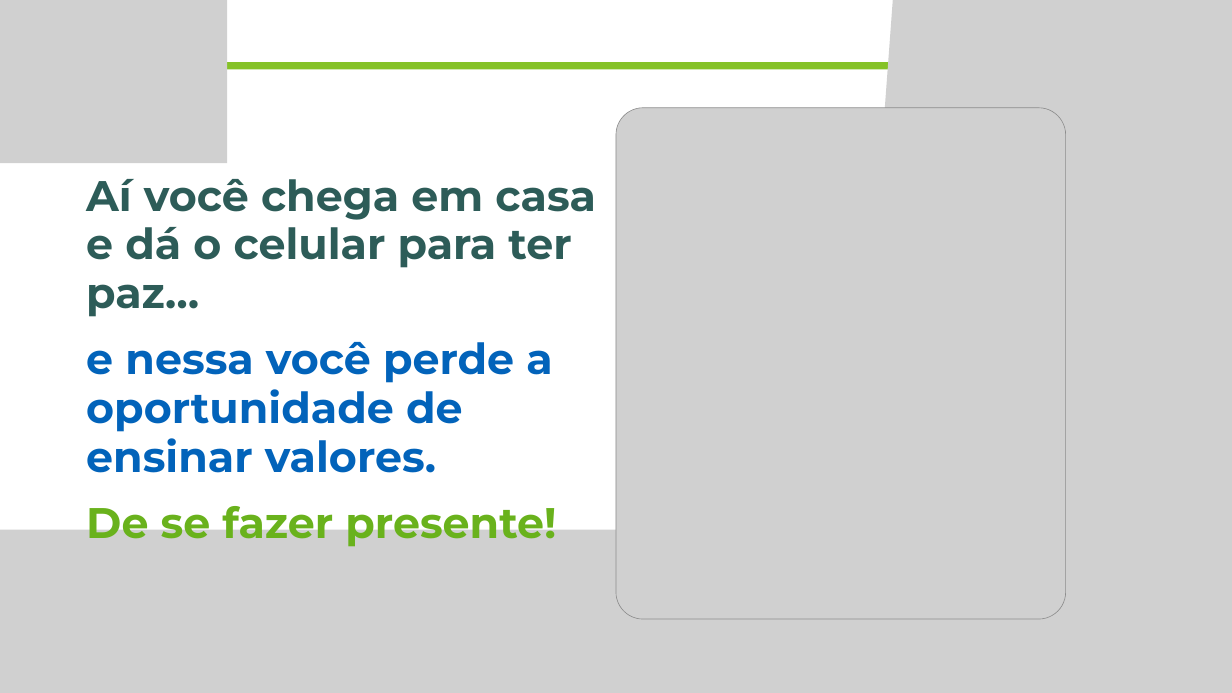
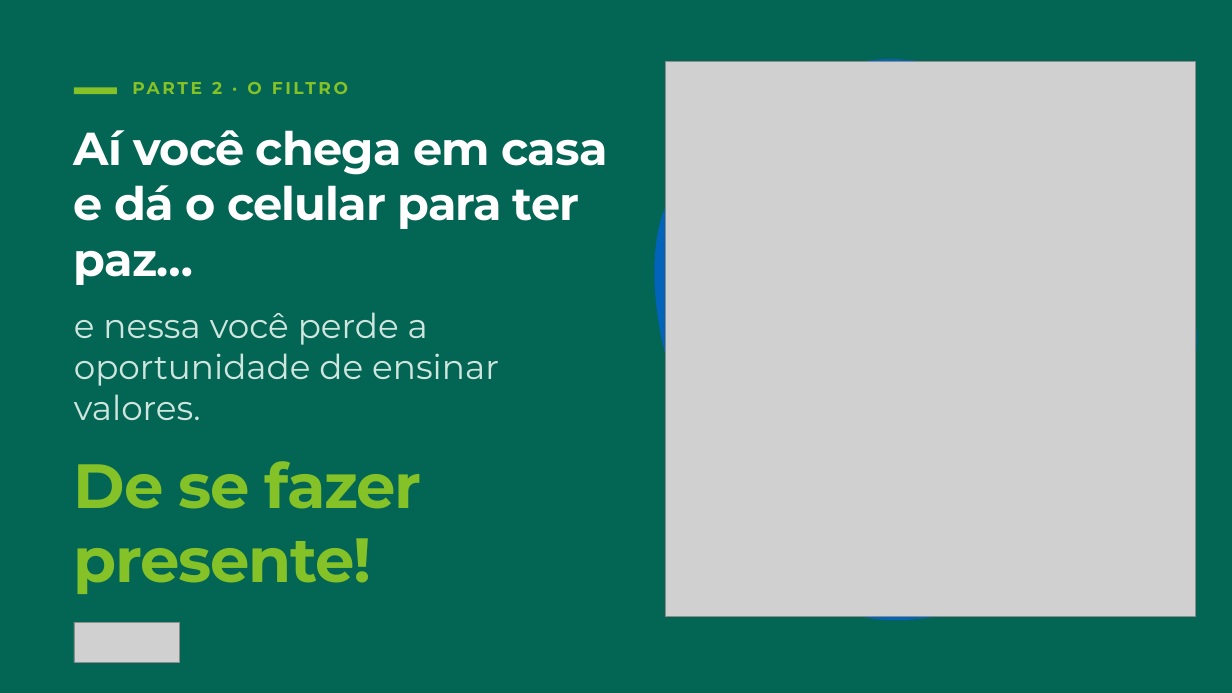
Before and after one commit to freelasrabbit-sys/logo, a slide deck: slide 17 of apresentacoes/aula-2/aula-2-integra.pptx. Drawn at 1232x693 pixels with LibreOffice and Linux fonts; fonts in the diff are those of the drawing; grey boxes stand for pictures. Boxes give left, top, right and bottom in pixels: in the first picture for what was removed or moved away, otherwise in the second. Text is boxed around its words. In the diff, an @@ line names an element or a change of style, - is before the commit and + after.

```diff
--- a/apresentacoes/aula-2/aula-2-integra.pptx
+++ b/apresentacoes/aula-2/aula-2-integra.pptx
@@ picture removed at bbox=[0, 0, 227, 163] @@
@@ rectangle added at bbox=[0, 0, 1232, 693], fill #036554 @@
@@ picture removed at bbox=[832, 0, 1232, 693] @@
@@ freeform shape added at bbox=[641, 37, 1220, 641], fill #0263BA @@
@@ rectangle added at bbox=[74, 87, 117, 94], fill #85C227 @@
@@ line removed from (166, 66) to (1037, 66) @@
@@ text added at bbox=[212, 82, 261, 94], 20 pt, text #85C227, bold @@
+PARTE 2 · O FILTRO
@@ picture: place and size @@
-picture at bbox=[616, 108, 1066, 619]
+picture at bbox=[665, 62, 1195, 616]
@@ text at bbox=[74, 130, 607, 420]: size 50 to 54 pt, text colour #2D5C58 to #FFFFFF, letter spacing 0 to -1 pt in "Aí você chega em casa e dá ..."; size 50 to 40 pt, text colour #0263BA to #CFE6DE, bold off in "e nessa você perde a oportunidade de ..."; line spacing 0.95 to 1 @@
@@ text "Aí você chega em casa ...": place and size @@
-text "Aí você chega em casa ..." at bbox=[86, 179, 596, 547]
+text "Aí você chega em casa ..." at bbox=[74, 130, 607, 594]
@@ text at bbox=[74, 461, 422, 594]: text changed; size 50 to 73 pt; text colour #69B21C to #85C227 @@
-De se fazer presente!
+De se fazer
+presente!
@@ picture removed at bbox=[0, 530, 1050, 693] @@
@@ picture added at bbox=[74, 622, 180, 662] @@
```
Also in this commit, not shown: 23 other slides changed, 1 slide added, 1 slide removed, 1 other file.
